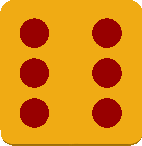
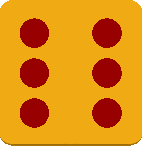
Layered file, before and after one edit (142x146). Changes by layer:
painted on "Y_BG" over [left=0, top=0, right=70, bottom=146]
showed "white", painted on it over [left=0, top=0, right=70, bottom=146]
